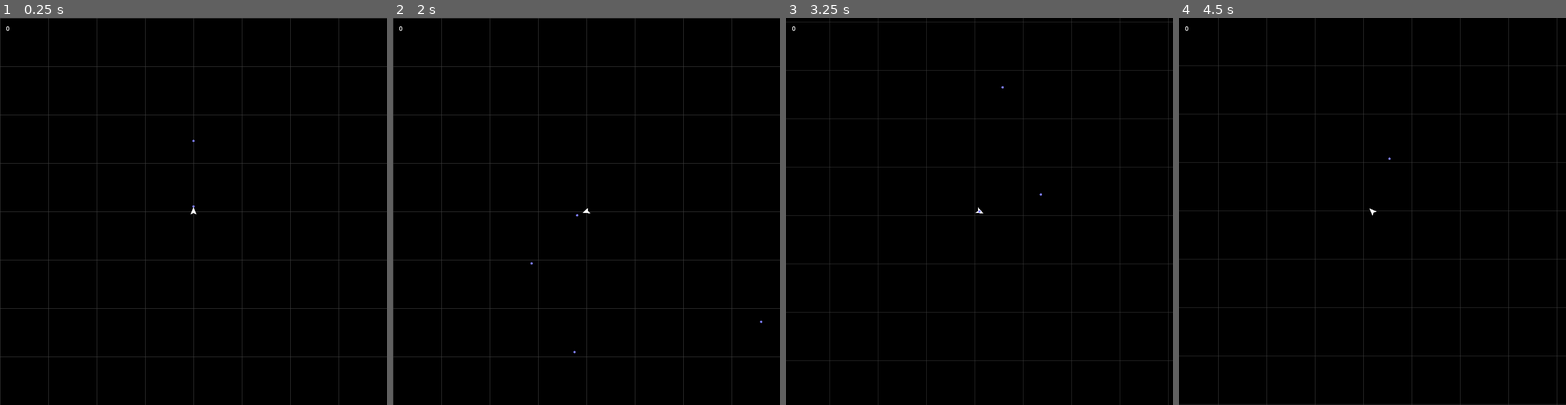
Above: before the commit, frames 1-4 (left to right).
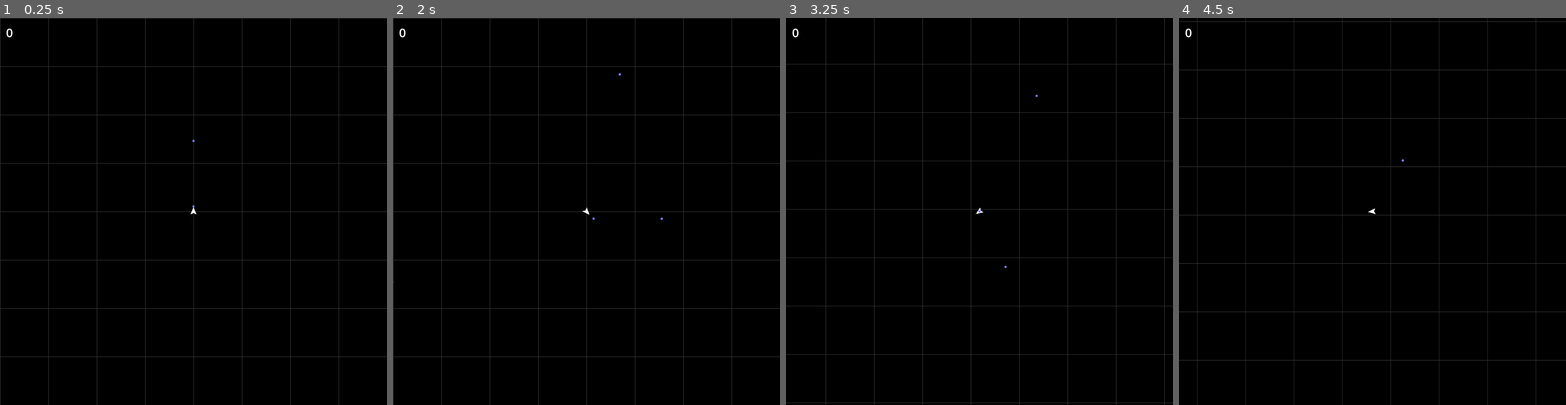
Above: after the commit, the same moments.

Repository: Trantarius/ArcadeGame
Game: Godot game, scene res://main.tscn
Same seed, same stepped clock (60 frames per second), same inputs: the game is played once before the commit and once after it.
Inputs (mouse positions are in pixels of both pictures, inside the frame that each line leads up to):
- Up to frame 1 (0.25 s): no input
- Up to frame 2 (2 s): tap Enter at 0.5 s; move the mouse to (671, 192) at 0.52 s; hold D (right) 0.53-1.28 s; hold Space (shoot) 0.53-1.28 s; move the mouse to (509, 230) at 1.27 s; hold A (left) from 1.28 s (still down); tap Space (shoot) at 1.35 s
- Up to frame 3 (3.25 s): move the mouse to (1018, 126) at 2.02 s; release A (left) at 2.03 s; hold D (right) 2.03-2.78 s; hold Space (shoot) 2.03-2.78 s; move the mouse to (960, 288) at 2.77 s; hold W (forward) from 2.78 s (still down); tap Space (shoot) at 2.85 s
- Up to frame 4 (4.5 s): move the mouse to (1488, 269) at 3.52 s; release W (forward) at 3.53 s; hold Space (shoot) 3.53-4.28 s; hold A (left) from 3.53 s (still down); move the mouse to (1256, 153) at 4.27 s; tap Space (shoot) at 4.35 s

The runs differ from the first frame. In frame 1, less than 0.1% of the frame differs, in the area x 1-4%, y 2-5%; in frame 2, less than 0.1%; in frame 3, 4.0%, in the area x 0-100%, y 0-100%; in frame 4, 4.0%.

Commit message:
actor fully custom integrator

Diff:
--- a/Actor.gd
+++ b/Actor.gd
@@ -7,6 +7,8 @@
 enum ControlMode{
 	## Target is the desired thrust value (will be clamped to max thrust before being applied).
 	THRUST,
+	## Target is the desired acceleration. Thrust will automatically be set to try to reach that acceleration.
+	ACCELERATION,
 	## Target is the desired velocity. Thrust will automatically be set to try to reach that velocity.
 	VELOCITY,
 	## Target is the desired position. Thrust will automatically be set to try to reach that position (and stop there, if brake is true).
@@ -18,10 +20,17 @@
 @export var max_linear_speed:float = 400
 ## Determines how linear_target will be used.
 @export var linear_control_mode:ControlMode = ControlMode.THRUST
-## When in position mode, thrust will be reversed to try to come to rest at the target position. Has no effect when linear_control_mode != POSITION.
-@export var linear_brake:bool = true
+## When in position mode, controls how much thrust will be reversed to try to come to rest at the target position.
+@export var linear_brake:float = 1
 ## See [member Actor.linear_control_mode]
 var linear_target:Vector2
+
+## Performs linear calculations in a reference frame defined by this position.
+var reference_position:Vector2
+## Performs linear calculations in a reference frame defined by this velocity.
+var reference_velocity:Vector2
+## Performs linear calculations in a reference frame defined by this acceleration.
+var reference_acceleration:Vector2
 
 ## Maximum self-applied torque.
 @export var max_angular_thrust:float = 100
@@ -29,10 +38,19 @@
 @export var max_angular_speed:float = 3
 ## Determines how angular_target will be used.
 @export var angular_control_mode:ControlMode = ControlMode.THRUST
-## When in position mode, thrust will be reversed to try to come to rest at the target position. Has no effect when angular_control_mode != POSITION.
-@export var angular_brake:bool = true
+## When in position mode, controls how much thrust will be reversed to try to come to rest at the target position.
+@export var angular_brake:float = 1
 ## See [member Actor.angular_control_mode]
 var angular_target:float
+
+## Linear thrust applied last physics frame.
+var linear_thrust:Vector2
+## Linear acceleration applied last physics frame (excluding collisions).
+var linear_acceleration:Vector2
+## Angular thrust applied last physics frame.
+var angular_thrust:float
+## Angular acceleration applied last physics frame (excluding collisions).
+var angular_acceleration:float
 
 signal death(damage:Damage)
 signal kill(damage:Damage)
@@ -42,6 +60,7 @@
 func _init()->void:
 	contact_monitor=true
 	max_contacts_reported=2
+	custom_integrator=true
 
 func take_damage(damage:Damage)->void:
 	damage.target=self
@@ -57,62 +76,93 @@
 			damage.attacker.kill.emit(damage)
 		queue_free()
 
-func predict_position(delta:float)->Vector2:
-	return position + linear_velocity*delta + (constant_force/mass)*delta*delta/2
+func _integrate_forces(state: PhysicsDirectBodyState2D) -> void:
 
-func _integrate_forces(state: PhysicsDirectBodyState2D) -> void:
+	var current_position:Vector2 = state.transform.origin - reference_position
+	var current_velocity:Vector2 = state.linear_velocity - reference_velocity
+	var current_acceleration:Vector2 = state.get_constant_force()*state.inverse_mass - reference_acceleration
+
+	var solve_accel:Callable = func solve_accel(wdir:Vector2)->Dictionary:
+		var cw:float = current_acceleration.dot(wdir)
+		var perp:Vector2 = current_acceleration - cw*wdir
+		var t_maxacc:float = max_linear_thrust*state.inverse_mass
+		var ret:Dictionary = {}
+		if(t_maxacc**2<perp.length_squared()):
+			ret['success']=false
+			# thrust won't be able to overcome current acc, just get as close as possible
+			if(current_acceleration.dot(wdir)>0):
+				ret['thrust'] = max_linear_thrust*-perp.normalized()
+			else:
+				ret['thrust'] = max_linear_thrust*-current_acceleration.normalized()
+		else:
+			ret['success'] = true
+			ret['final_acc'] = sqrt(t_maxacc**2 - perp.length_squared())+abs(cw)
+			var t_acc:Vector2 = wdir*(ret.final_acc)-current_acceleration
+			ret['thrust'] = t_acc/state.inverse_mass
+		return ret
 
 	match(linear_control_mode):
 		ControlMode.THRUST:
-			state.set_constant_force(linear_target.limit_length(max_linear_thrust))
+			linear_thrust = linear_target
+
+		ControlMode.ACCELERATION:
+			linear_thrust = (linear_target - current_acceleration)/state.inverse_mass
 
 		ControlMode.VELOCITY:
-			var thrust:Vector2 = (linear_target.limit_length(max_linear_speed)-state.linear_velocity).normalized()*max_linear_thrust
-			state.set_constant_force(thrust)
+			linear_thrust = solve_accel.call((linear_target-current_velocity).normalized()).thrust
+			linear_thrust = linear_thrust.limit_length((linear_target-current_velocity).length()/state.step/state.inverse_mass)
 
 		ControlMode.POSITION:
-			if(linear_brake):
 
-				var accel:float = max_linear_thrust*state.inverse_mass
-				var brake_time:float = state.linear_velocity.length() / accel
-				var anticipated_position:Vector2 = position + state.linear_velocity*brake_time/2
+			var brake:Dictionary = solve_accel.call(-current_velocity.normalized())
+			if(!brake.success):
+				# braking is impossible
+				linear_thrust = brake.thrust
+			else:
+				var brake_acc:float = brake.final_acc
+				var brake_time:float = linear_brake*current_velocity.length()/brake_acc
+				var anticipated_position:Vector2 = current_position + current_velocity*brake_time
 				var correction_dir:Vector2 = (linear_target-anticipated_position).normalized()
-				var thrust:Vector2 = (correction_dir-state.linear_velocity.normalized()/2).normalized()*max_linear_thrust
-				state.set_constant_force(thrust)
-			else:
 
-				var xlen:float = (linear_target-position).length()
-				if(xlen>0.01):
-					var xdir:Vector2 = (linear_target-position)/xlen
-					var accel:float = max_linear_thrust*state.inverse_mass
+				linear_thrust = solve_accel.call((correction_dir-current_velocity.normalized()/2).normalized()).thrust
 
-					# 0 = (1/2) a t^2 + vi t + -d
-					# (-b + sqrt(b*b - 4*a*c))/(2*a)
-					var vi:float = state.linear_velocity.dot(xdir)
-					var xtime:float = (sqrt(vi*vi + 2*accel*xlen)-vi)/accel
 
-					var ytime:float = abs(state.linear_velocity.dot(xdir.orthogonal()))*2/accel
-					var tdir:Vector2 = xtime*xdir - ytime*sign(state.linear_velocity.dot(xdir.orthogonal()))*xdir.orthogonal()
-					var thrust:Vector2 = tdir.normalized()*max_linear_thrust
-					state.set_constant_force(thrust)
+	var current_angular_acceleration:float = state.get_constant_torque()*state.inverse_inertia
 
 	match(angular_control_mode):
 		ControlMode.THRUST:
-			state.set_constant_torque(clamp(angular_target,-max_angular_thrust,max_angular_thrust))
+			angular_thrust = angular_target
+
+		ControlMode.ACCELERATION:
+			angular_thrust = (angular_target-current_angular_acceleration)/state.inverse_inertia
 
 		ControlMode.VELOCITY:
-			var thrust:float = sign(clamp(angular_target,-max_angular_speed,max_angular_speed)-state.angular_velocity)*max_angular_thrust
-			state.set_constant_torque(thrust)
+			angular_thrust = (angular_target-state.angular_velocity)/state.step/state.inverse_inertia
 
 		ControlMode.POSITION:
-			if(angular_brake):
-				var accel:float = max_angular_thrust*state.inverse_inertia
-				var brake_time:float = abs(state.angular_velocity) / accel
-				var anticipated_position:float = rotation + state.angular_velocity*brake_time/2
-				var thrust:float = sign(angle_difference(anticipated_position,angular_target))*max_angular_thrust
-				state.set_constant_torque(thrust)
-			else:
-				state.set_constant_torque(-max_angular_thrust*sign(angle_difference(angular_target,rotation)))
+			var accel:float = max_angular_thrust*state.inverse_inertia + current_angular_acceleration*-sign(state.angular_velocity)
+			var brake_time:float = angular_brake*abs(state.angular_velocity) / accel
+			var anticipated_position:float = rotation + state.angular_velocity*brake_time
+			angular_thrust = sign(-angle_difference(angular_target,anticipated_position))*max_angular_thrust
 
-	state.linear_velocity = state.linear_velocity.limit_length(max_linear_speed)
+	linear_thrust = linear_thrust.limit_length(max_linear_thrust)
+	var linear_force:Vector2 = linear_thrust + state.get_constant_force()
+	state.set_constant_force(Vector2.ZERO)
+	linear_acceleration = linear_force * state.inverse_mass
+
+	linear_acceleration += state.linear_velocity
+	linear_acceleration = linear_acceleration.limit_length(max_linear_speed)
+	linear_acceleration -= state.linear_velocity
+
+	state.linear_velocity += linear_acceleration * state.step
+	position += state.linear_velocity * state.step
+
+	angular_thrust = clamp(angular_thrust, -max_angular_thrust, max_angular_thrust)
+	var angular_force:float = angular_thrust + state.get_constant_torque()
+	state.set_constant_torque(0)
+	angular_acceleration = angular_force * state.inverse_inertia
+	var old_ang_vel:float = state.angular_velocity
+	state.angular_velocity += angular_acceleration * state.step
 	state.angular_velocity = clamp(state.angular_velocity,-max_angular_speed,max_angular_speed)
+	angular_acceleration = (state.angular_velocity-old_ang_vel)/state.step
+	rotation += state.angular_velocity * state.step
--- a/actor_test/actor_test.tscn
+++ b/actor_test/actor_test.tscn
@@ -1,6 +1,8 @@
-[gd_scene load_steps=5 format=3 uid="uid://bt818sjuyr51y"]
-
+[gd_scene load_steps=9 format=3 uid="uid://bt818sjuyr51y"]
+
+[ext_resource type="Texture2D" uid="uid://4xhd4jghtml5" path="res://grid.png" id="1_xxic3"]
 [ext_resource type="Texture2D" uid="uid://bude4na0hnosm" path="res://icon.svg" id="2_my3qk"]
+[ext_resource type="Script" path="res://BackgroundTexture.gd" id="2_rjl8x"]
 
 [sub_resource type="GDScript" id="GDScript_opxtt"]
 script/source = "extends Actor
@@ -9,7 +11,7 @@
 
 # Called every frame. 'delta' is the elapsed time since the previous frame.
 func _process(_delta: float) -> void:
-	var thrust:Vector2 = constant_force
+	var thrust:Vector2 = linear_thrust
 	$Thrust.points = [Vector2.ZERO,thrust]
 	$Velocity.points = [Vector2.ZERO, linear_velocity]
 
@@ -29,8 +31,8 @@
 
 
 # Called every frame. 'delta' is the elapsed time since the previous frame.
-func _process(delta: float) -> void:
-	var thrust:float = constant_torque/1000
+func _process(_delta: float) -> void:
+	var thrust:float = angular_thrust/1000
 	var thrust_points:PackedVector2Array = [Vector2.RIGHT*64]
 	for n:float in range(floor(abs(thrust)*100)):
 		thrust_points.push_back(Vector2.RIGHT.rotated(sign(thrust)*n/100.0)*64)
@@ -46,14 +48,59 @@
 	$Target.points = [Vector2.ZERO, (mpos-position).rotated(-rotation)]
 "
 
+[sub_resource type="GDScript" id="GDScript_6uxmw"]
+script/source = "extends Actor
+
+
+
+# Called every frame. 'delta' is the elapsed time since the previous frame.
+func _process(_delta: float) -> void:
+	$Thrust.points = [Vector2.ZERO,linear_thrust]
+	$Velocity.points = [Vector2.ZERO, linear_velocity]
+
+	var mpos:Vector2 = get_viewport_transform().affine_inverse()*get_viewport().get_mouse_position()
+	linear_target=mpos-position
+	$Target.points = [Vector2.ZERO, linear_acceleration]
+
+
+
+"
+
+[sub_resource type="GDScript" id="GDScript_hdg8a"]
+script/source = "extends Actor
+
+
+
+# Called every frame. 'delta' is the elapsed time since the previous frame.
+func _process(_delta: float) -> void:
+	$Thrust.points = [Vector2.ZERO,linear_thrust]
+	$Velocity.points = [Vector2.ZERO, linear_velocity]
+
+	linear_target=$'../TargetTestActor'.position
+	reference_velocity = $'../TargetTestActor'.linear_velocity
+	#reference_acceleration = $'../TargetTestActor'.linear_acceleration
+	$Target.points = [Vector2.ZERO, linear_target-position]
+
+
+
+"
+
 [node name="ActorTest" type="Node2D"]
+
+[node name="BackgroundTexture" type="TextureRect" parent="."]
+modulate = Color(0.411765, 0.411765, 0.411765, 1)
+offset_right = 40.0
+offset_bottom = 40.0
+texture = ExtResource("1_xxic3")
+stretch_mode = 1
+script = ExtResource("2_rjl8x")
 
 [node name="LinearTestActor" type="RigidBody2D" parent="."]
 position = Vector2(512, 512)
 collision_layer = 0
 collision_mask = 0
 script = SubResource("GDScript_opxtt")
-linear_control_mode = 2
+linear_control_mode = 3
 
 [node name="CollisionShape2D" type="CollisionShape2D" parent="LinearTestActor"]
 shape = SubResource("RectangleShape2D_opakp")
@@ -78,13 +125,13 @@
 default_color = Color(0, 0, 1, 1)
 
 [node name="AngularTestActor" type="RigidBody2D" parent="."]
-visible = false
 position = Vector2(512, 512)
 collision_layer = 0
 collision_mask = 0
 script = SubResource("GDScript_d57ax")
 max_angular_thrust = 1000.0
-angular_control_mode = 2
+max_angular_speed = 1000.0
+angular_control_mode = 3
 
 [node name="CollisionShape2D" type="CollisionShape2D" parent="AngularTestActor"]
 shape = SubResource("RectangleShape2D_opakp")
@@ -111,3 +158,69 @@
 [node name="Line2D" type="Line2D" parent="AngularTestActor"]
 points = PackedVector2Array(0, 0, 64, 0)
 width = 2.0
+
+[node name="SeekerTest" type="Node2D" parent="."]
+process_mode = 4
+visible = false
+
+[node name="TargetTestActor" type="RigidBody2D" parent="SeekerTest"]
+position = Vector2(512, 512)
+collision_layer = 0
+collision_mask = 0
+script = SubResource("GDScript_6uxmw")
+max_linear_thrust = 200.0
+linear_control_mode = 2
+
+[node name="CollisionShape2D" type="CollisionShape2D" parent="SeekerTest/TargetTestActor"]
+shape = SubResource("RectangleShape2D_opakp")
+
+[node name="Sprite2D" type="Sprite2D" parent="SeekerTest/TargetTestActor"]
+scale = Vector2(0.33, 0.33)
+texture = ExtResource("2_my3qk")
+
+[node name="Target" type="Line2D" parent="SeekerTest/TargetTestActor"]
+points = PackedVector2Array(0, 0, 100, -80)
+width = 2.0
+default_color = Color(0, 1, 0, 1)
+
+[node name="Velocity" type="Line2D" parent="SeekerTest/TargetTestActor"]
+points = PackedVector2Array(0, 0, 100, -80)
+width = 2.0
+default_color = Color(1, 0, 0, 1)
+
+[node name="Thrust" type="Line2D" parent="SeekerTest/TargetTestActor"]
+points = PackedVector2Array(0, 0, 100, -80)
+width = 2.0
+default_color = Color(0, 0, 1, 1)
+
+[node name="Camera2D" type="Camera2D" parent="SeekerTest/TargetTestActor"]
+
+[node name="SeekerTestActor" type="RigidBody2D" parent="SeekerTest"]
+position = Vector2(281, 502)
+collision_layer = 0
+collision_mask = 0
+script = SubResource("GDScript_hdg8a")
+max_linear_speed = 600.0
+linear_control_mode = 3
+
+[node name="CollisionShape2D" type="CollisionShape2D" parent="SeekerTest/SeekerTestActor"]
+shape = SubResource("RectangleShape2D_opakp")
+
+[node name="Sprite2D" type="Sprite2D" parent="SeekerTest/SeekerTestActor"]
+scale = Vector2(0.33, 0.33)
+texture = ExtResource("2_my3qk")
+
+[node name="Target" type="Line2D" parent="SeekerTest/SeekerTestActor"]
+points = PackedVector2Array(0, 0, 100, -80)
+width = 2.0
+default_color = Color(0, 1, 0, 1)
+
+[node name="Velocity" type="Line2D" parent="SeekerTest/SeekerTestActor"]
+points = PackedVector2Array(0, 0, 100, -80)
+width = 2.0
+default_color = Color(1, 0, 0, 1)
+
+[node name="Thrust" type="Line2D" parent="SeekerTest/SeekerTestActor"]
+points = PackedVector2Array(0, 0, 100, -80)
+width = 2.0
+default_color = Color(0, 0, 1, 1)
--- a/main.tscn
+++ b/main.tscn
@@ -32,6 +32,7 @@
 offset_top = 16.0
 offset_right = 16.0
 offset_bottom = 16.0
+theme_override_font_sizes/font_size = 32
 script = ExtResource("3_ms2pv")
 
 [node name="Player" parent="." instance=ExtResource("3_d6lla")]
--- a/player/player.tscn
+++ b/player/player.tscn
@@ -10,7 +10,7 @@
 max_linear_thrust = 200.0
 max_angular_thrust = 300.0
 max_angular_speed = 6.0
-angular_control_mode = 1
+angular_control_mode = 2
 
 [node name="Polygon2D" type="Polygon2D" parent="."]
 antialiased = true
--- a/spiky/spiky.tscn
+++ b/spiky/spiky.tscn
@@ -12,8 +12,7 @@
 contact_suicide = true
 max_health = 1.0
 max_linear_speed = 600.0
-linear_control_mode = 2
-linear_brake = false
+linear_control_mode = 3
 
 [node name="Polygon2D" type="Polygon2D" parent="."]
 color = Color(0.686275, 0.231373, 0.207843, 1)
--- a/spiky/spiky_factory.tscn
+++ b/spiky/spiky_factory.tscn
@@ -9,8 +9,8 @@
 contact_monitor = true
 script = ExtResource("1_8hxwo")
 point_value = 10.0
-linear_control_mode = 1
-angular_control_mode = 1
+linear_control_mode = 2
+angular_control_mode = 2
 
 [node name="Polygon2D" type="Polygon2D" parent="."]
 color = Color(1, 0.5, 0.5, 1)
